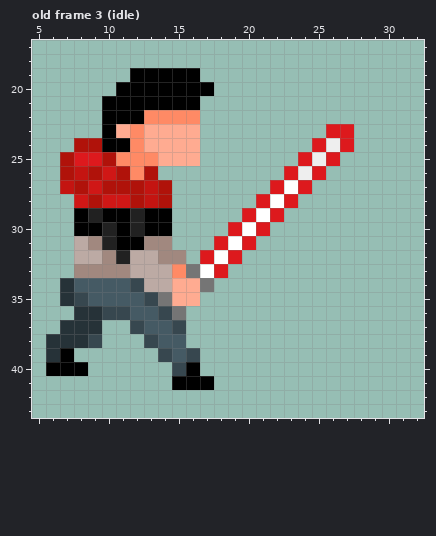
One commit to this pixel-art file: assets/characters/drew.aseprite. That is the earlier state.
50x58 pixels, 27 frames. Shown: old frame 3 (idle): x 5..32, y 17..43. The commit also changed other frames, which this record leaves out.
New version:
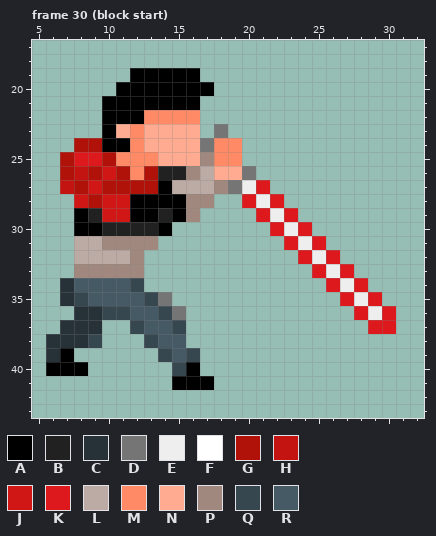
Palette (. is transparent): A #000000  B #212121  C #263238  D #757575  E #eeeeee  F #ffffff  G #b0120a  H #c41411  J #d01716  K #dd191d  L #bcaaa4  M #ff8a65  N #ffab91  P #a1887f  Q #37474f  R #455a64
A new or re-ordered frame is compared with the old frame closest to it.
Commit message: incorporation of block animation logic
The edit:
frames 27 -> 34
Changed rows in their new state; - is an unchanged pixel.
Frame 30 (block start) is new; against old frame 3 (idle), layer "Layer 1":
first column x 9:
23 ---------D-------..---
24 --------DMM-----...---
25 --------PMM----...----
26 -----BBPLNND--...-----
27 ----GALLLPDEK...------
28 ---AAAAPP--KEK.-------
29 -JJA-BAP---.KEK-------
30 --B-B-----...KEK------
31 LPPP-.---...--KEK-----
32 -LLP...-...----KEK----
33 ---P......------KEK---
34 ----.....--------KEK--
35 ------..----------KEK-
36 -------------------KEK
37 --------------------KK
